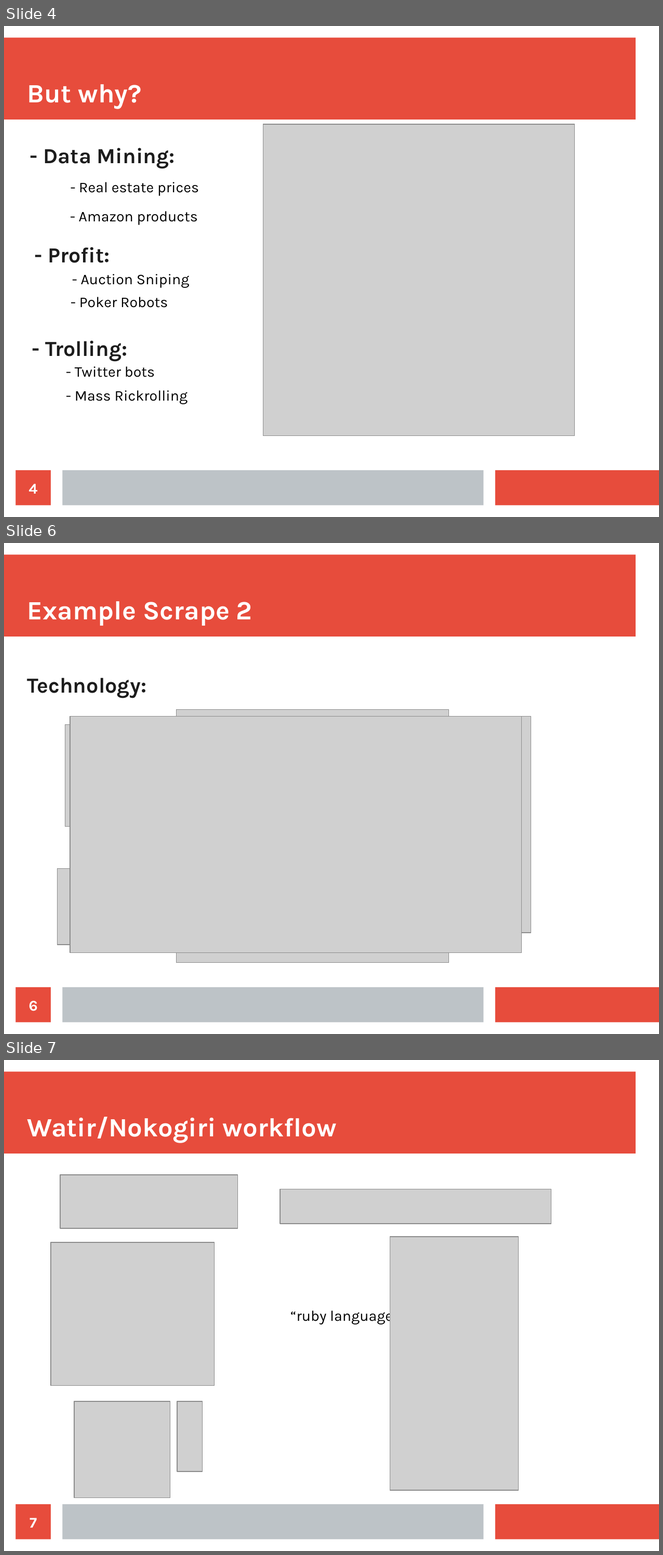
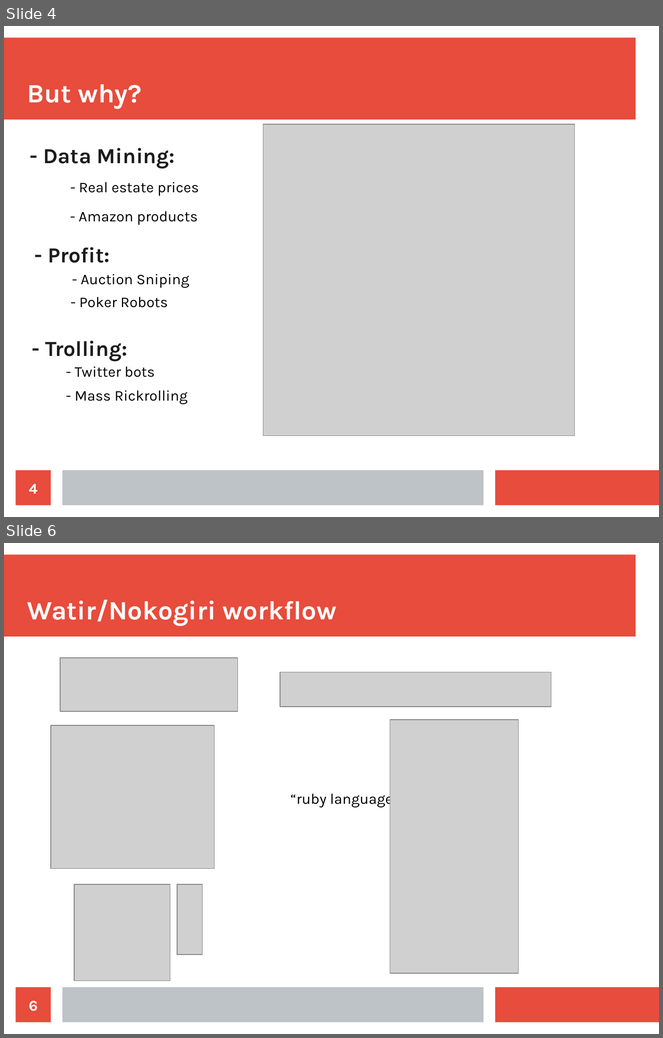
Before and after one commit to Lewington-pitsos/web_scraping_presentation, a slide deck: web_scraping.odp. Shown one above the other, each under a label of ours: slides 4, 6 and 7 before the commit, slides 4 and 6 after it; the slides between them are not shown. The pictures are 663x1555 and 663x1038 pixels, drawn with LibreOffice and Linux fonts; fonts in the diff are those of the drawing; grey boxes stand for pictures; background and template pictures are left out. Boxes give left, top, right and bottom in pixels: in the first picture for what was removed or moved away, otherwise in the second. Text is boxed around its words. In the diff, an @@ line names an element or a change of style, - is before the commit and + after.

Commit message:
nokogiri removed from scrape

```diff
--- a/web_scraping.odp
+++ b/web_scraping.odp
@@ slide 6 removed at [4, 543, 659, 1034], background #FFFFFF; not listed: 3 template elements that a slide beside it also shows @@
@@ title removed at [27, 601, 253, 626] @@
-Example Scrape 2
@@ text removed at [27, 678, 146, 698] @@
-Technology:
@@ picture removed at [177, 710, 449, 963] @@
@@ picture removed at [65, 725, 322, 826] @@
@@ picture removed at [70, 717, 522, 953] @@
@@ picture removed at [178, 717, 531, 933] @@
@@ picture removed at [58, 869, 412, 945] @@
@@ page number removed at [16, 988, 51, 1023] @@
-6
@@ what was slide 7 is now slide 6 @@
@@ page number at [29, 1001, 38, 1012]: text changed @@
-7
+6
```
Also in this commit, not shown: 5 slides changed, 1 other slide removed, 13 other files.
